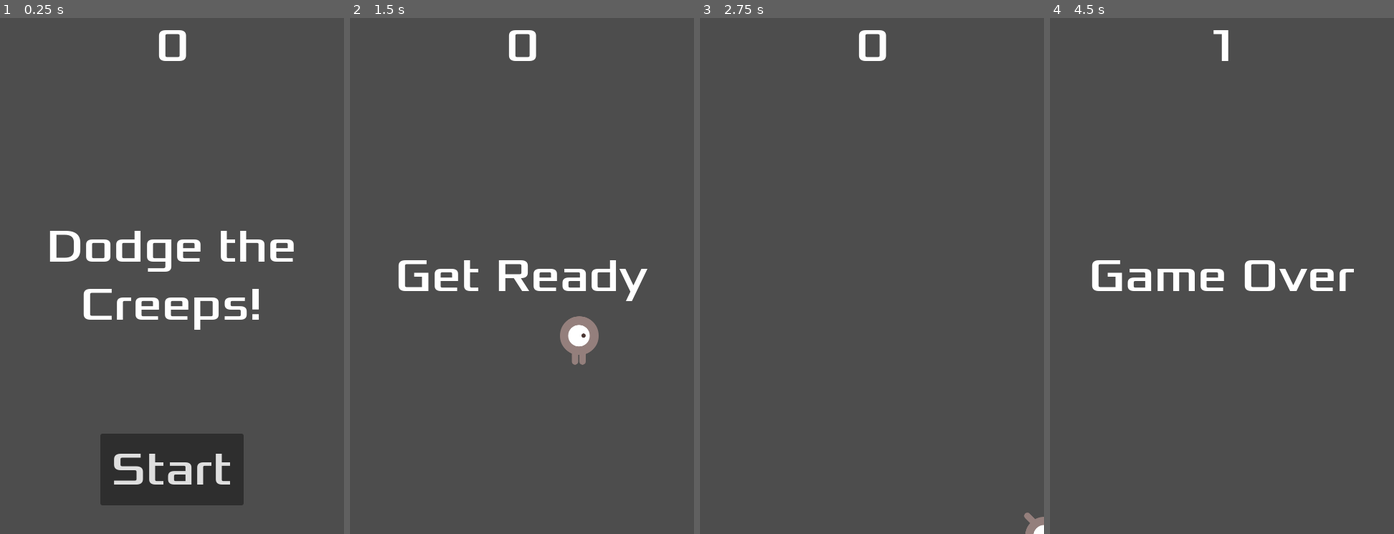
Above: before the commit, frames 1-4 (left to right).
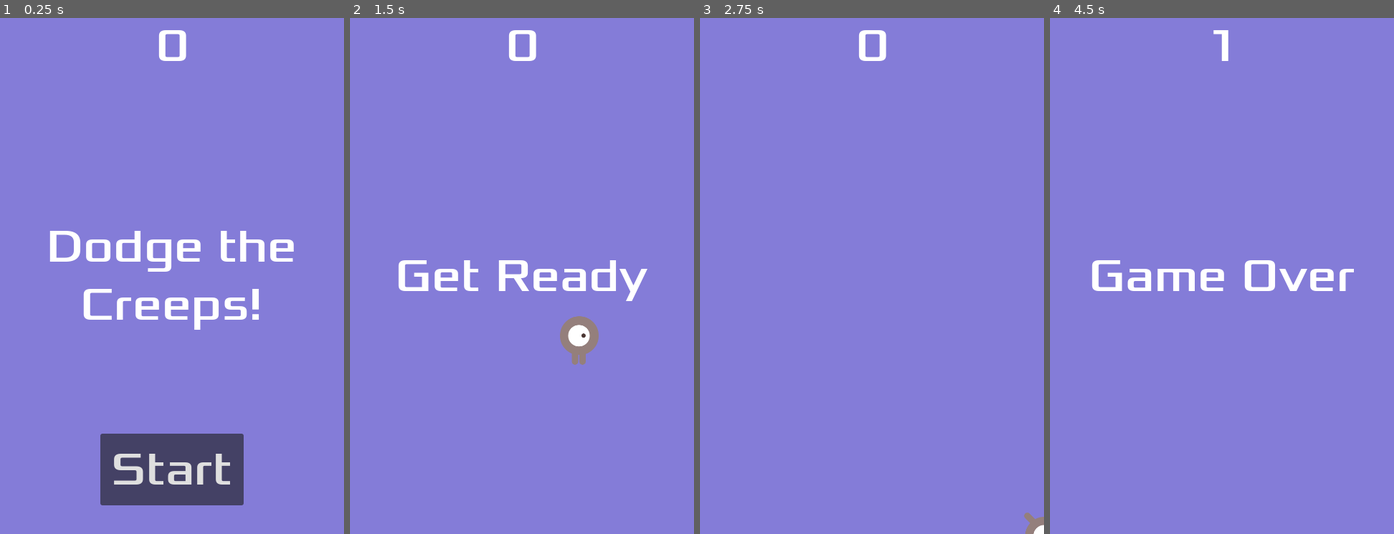
Above: after the commit, the same moments.

Repository: MartinDelille/dodge-the-creeps
Game: Godot game, scene res://main.tscn
The game is run twice, just before and just after one commit, with the same random seed, the same clock (stepped at 60 frames per second) and the same inputs.
Inputs:
- Up to frame 1 (0.25 s): no input
- Up to frame 2 (1.5 s): click "Start" at 0.5 s; tap Enter at 1.25 s; hold Right (move_right) from 1.28 s (still down)
- Up to frame 3 (2.75 s): release Right (move_right) at 2.03 s; hold Down (move_down) from 2.03 s (still down)
- Up to frame 4 (4.5 s): release Down (move_down) at 2.78 s; hold Right (move_right) 2.78-3.53 s; hold Up (move_up) 3.53-4.28 s; hold Left (move_left) from 4.28 s (still down)

The runs differ from the first frame. In frame 1, 96% of the frame differs, in the area x 0-100%, y 0-100%; in frame 2, 97%; in frame 3, 100%; in frame 4, 98%.

Commit message:
Add a background color

Diff:
--- a/main.tscn
+++ b/main.tscn
@@ -14,6 +14,14 @@
 [node name="Main" type="Node"]
 script = ExtResource("1_iftpc")
 mob_scene = ExtResource("2_rob2m")
+
+[node name="ColorRect" type="ColorRect" parent="."]
+anchors_preset = 15
+anchor_right = 1.0
+anchor_bottom = 1.0
+grow_horizontal = 2
+grow_vertical = 2
+color = Color(0.518787, 0.485576, 0.844806, 1)
 
 [node name="Player" parent="." instance=ExtResource("1_u1ef2")]
 
